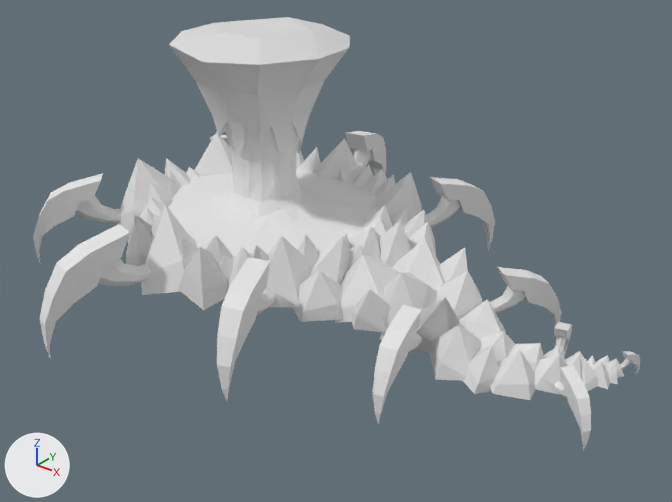
What one commit did to the Blender file projects/Project Dragon/res/For Alan/Blend Files/fire enemy walk.blend.
Rendered twice from a 50 mm lens placed at (15.39, -16.34, 9.39), pointed at (2.68, -0.45, -0.46). The axes (+X, +Y, +Z) are drawn at lower left. The lights are the same throughout.

In view in the first picture: 'body'.
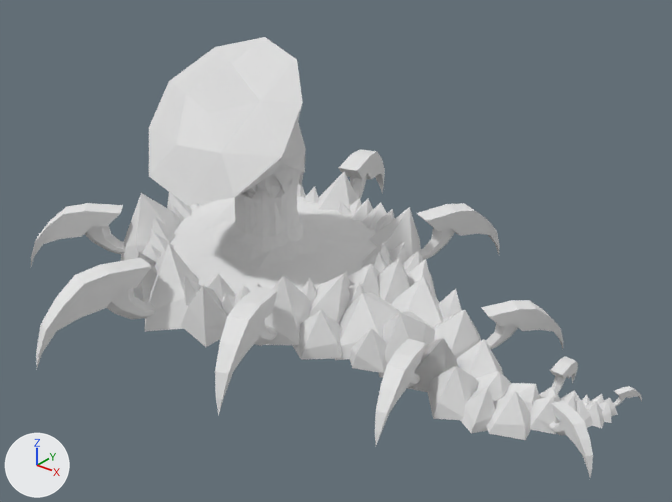
Commit message: water enemy attack animation

The newer file adds an action. The first version stands in its rest pose; the second is drawn at frame 15 of the action 'die'.

Pixel boxes (x1, y1, x2, y2) of what changed, in the pictures (672 x 502 px):
'body', posed: before (33, 17, 640, 451); after (31, 37, 642, 477)
bone 'Bone', root to tip: before (266, 201) to (263, 122); after (267, 235) to (264, 159)
bone 'Bone.001', root to tip: before (263, 122) to (253, 30); after (264, 159) to (208, 113)
bone 'Bone.002', root to tip: before (266, 201) to (119, 217); after (267, 235) to (123, 250)
bone 'Bone.004', root to tip: before (119, 217) to (96, 213); after (123, 250) to (102, 239)
bone 'Bone.008', root to tip: before (266, 201) to (139, 276); after (267, 235) to (142, 313)
bone 'Bone.009', root to tip: before (139, 276) to (116, 280); after (142, 313) to (122, 309)
bone 'Bone.014', root to tip: before (266, 201) to (267, 297); after (267, 235) to (268, 334)
bone 'Bone.015', root to tip: before (267, 297) to (255, 303); after (268, 334) to (257, 331)
bone 'Bone.023', root to tip: before (265, 199) to (219, 178); after (266, 234) to (221, 209)
bone 'Bone.024', root to tip: before (219, 178) to (222, 165); after (221, 209) to (221, 192)
bone 'Bone.028', root to tip: before (266, 201) to (348, 180); after (267, 235) to (347, 211)
bone 'Bone.029', root to tip: before (348, 180) to (358, 164); after (347, 211) to (355, 189)
bone 'Bone.033', root to tip: before (266, 201) to (424, 222); after (267, 235) to (422, 256)
bone 'Bone.034', root to tip: before (424, 222) to (443, 213); after (422, 256) to (440, 241)
bone 'Bone.038', root to tip: before (266, 201) to (359, 266); after (267, 235) to (359, 302)
bone 'Bone.061', root to tip: before (616, 367) to (625, 363); after (610, 406) to (620, 399)
bone 'Bone.063', root to tip: before (630, 356) to (636, 361); after (624, 392) to (635, 392)
bone 'Bone.057', root to tip: before (560, 388) to (565, 392); after (555, 428) to (561, 429)
bone 'Bone.066', root to tip: before (556, 356) to (559, 347); after (551, 395) to (558, 384)
bone 'Bone.047', root to tip: before (491, 308) to (506, 301); after (488, 345) to (500, 335)
bone 'Bone.052', root to tip: before (413, 340) to (406, 343); after (412, 379) to (407, 376)

The edits, one by one:
Bone 'Bone' (bone_bone) moves from (0.0, 0.0, 0.0) to (0.0, -0.47, 0.0).
Bone 'Bone.001' (bone_bone_001) moves from (0.0, 0.0, 0.0) to (-0.11, 0.41, -0.63).
Bone 'Bone.001' (bone_bone_001) turns from (0, 0, 0) to (46, -4, -2) degrees about its own x, y and z.
Bone 'Bone.002' (bone_bone_002) moves from (0.0, 0.0, 0.0) to (0.03, 0.09, -0.46).
Bone 'Bone.004' (bone_bone_004) turns from (0, 0, 0) to (20, 0, 0) degrees about its own x, y and z.
Bone 'Bone.008' (bone_bone_008) moves from (0.0, 0.0, 0.0) to (0.0, 0.08, -0.46).
Bone 'Bone.009' (bone_bone_009) turns from (0, 0, 0) to (20, 0, 0) degrees about its own x, y and z.
Bone 'Bone.014' (bone_bone_014) moves from (0.0, 0.0, 0.0) to (0.0, 0.1, -0.46).
Bone 'Bone.015' (bone_bone_015) turns from (0, 0, 0) to (20, 0, 0) degrees about its own x, y and z.
Bone 'Bone.023' (bone_bone_023) moves from (0.0, 0.0, 0.0) to (-0.01, 0.09, -0.46).
Bone 'Bone.024' (bone_bone_024) turns from (0, 0, 0) to (20, 0, 0) degrees about its own x, y and z.
Bone 'Bone.028' (bone_bone_028) moves from (0.0, 0.0, 0.0) to (0.0, 0.08, -0.46).
Bone 'Bone.029' (bone_bone_029) turns from (0, 0, 0) to (20, 0, 0) degrees about its own x, y and z.
Bone 'Bone.033' (bone_bone_033) moves from (0.0, 0.0, 0.0) to (0.0, 0.09, -0.46).
Bone 'Bone.034' (bone_bone_034) turns from (0, 0, 0) to (20, 0, 0) degrees about its own x, y and z.
Bone 'Bone.038' (bone_bone_038) moves from (0.0, 0.0, 0.0) to (0.0, 0.12, -0.45).
Bone 'Bone.061' (bone_bone_061) turns from (0, 0, 0) to (20, 0, 0) degrees about its own x, y and z.
Bone 'Bone.063' (bone_bone_063) turns from (0, 0, 0) to (10, 0, 0) degrees about its own x, y and z.
Bone 'Bone.057' (bone_bone_057) turns from (0, 0, 0) to (0, 0, 20) degrees about its own x, y and z.
Bone 'Bone.066' (bone_bone_066) turns from (0, 0, 0) to (20, 0, 0) degrees about its own x, y and z.
Bone 'Bone.047' (bone_bone_047) turns from (0, 0, 0) to (20, 0, 0) degrees about its own x, y and z.
Bone 'Bone.052' (bone_bone_052) turns from (0, 0, 0) to (20, 0, 0) degrees about its own x, y and z.
